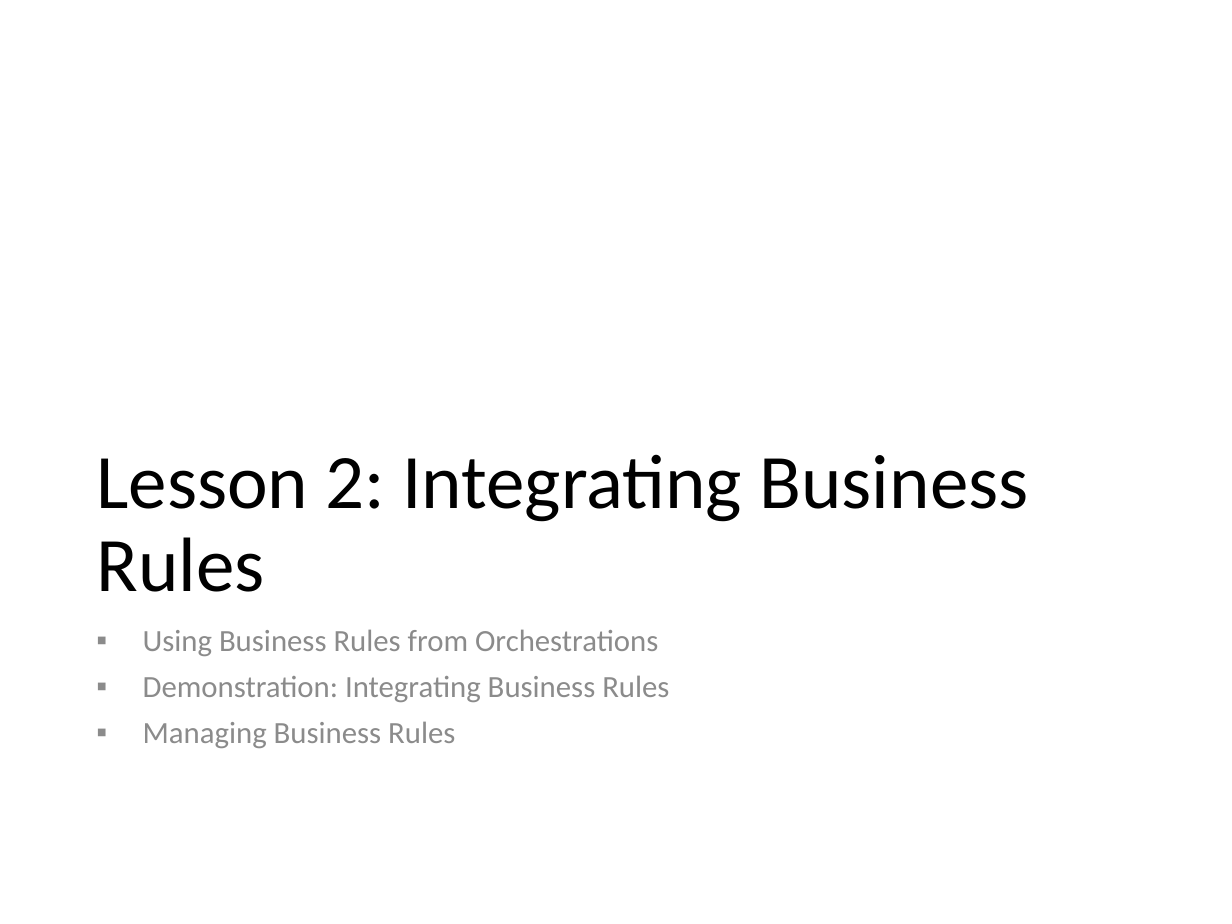
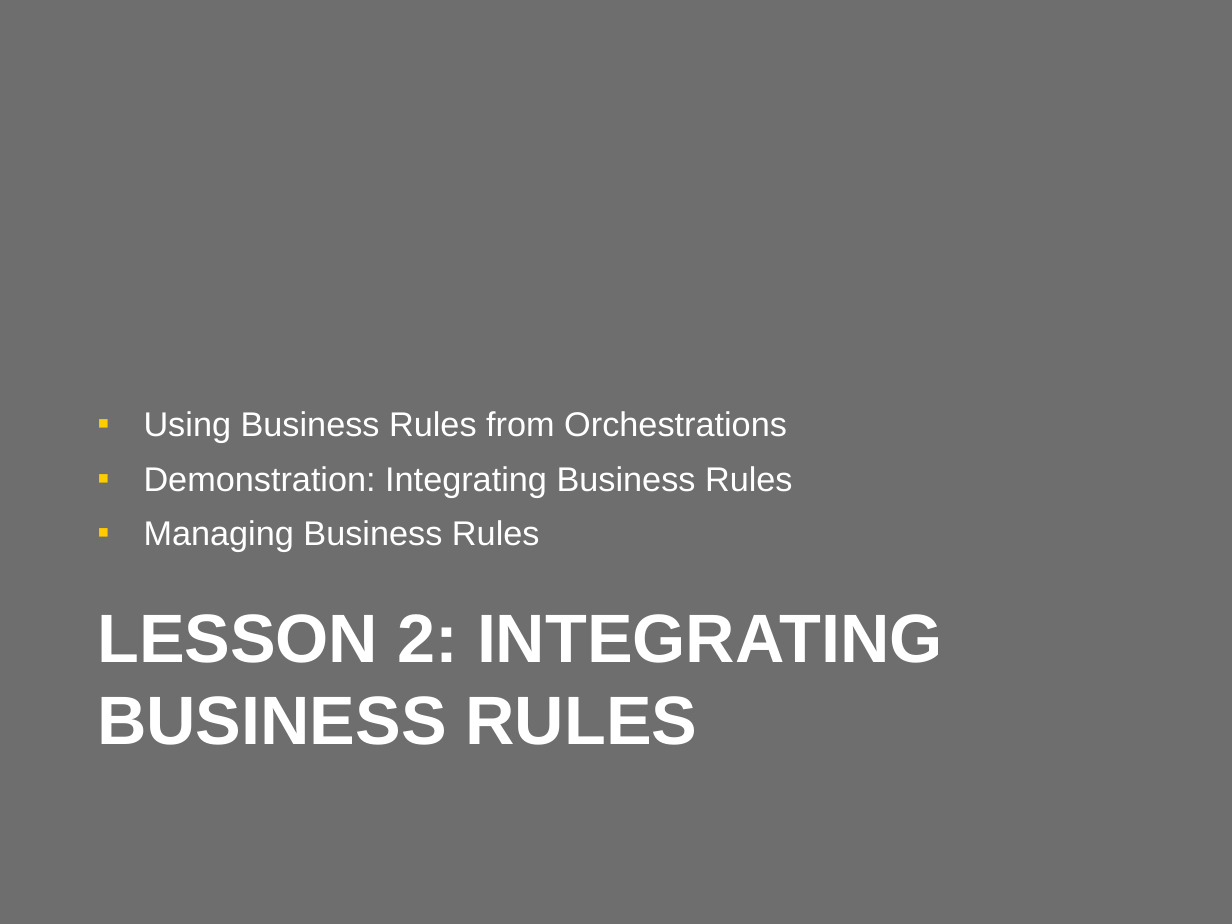
Before and after one commit to wmmihaa/BizTalk-Server---Developing-Integration-Solutions, a slide deck: slide 17 of Slides/Module 12 - Business Rules.pptx. Drawn at 1232x924 pixels with LibreOffice and Linux fonts; fonts in the diff are those of the drawing. Boxes give left, top, right and bottom in pixels: in the first picture for what was removed or moved away, otherwise in the second. Text is boxed around its words. In the diff, an @@ line names an element or a change of style, - is before the commit and + after.

```diff
--- a/Slides/Module 12 - Business Rules.pptx
+++ b/Slides/Module 12 - Business Rules.pptx
@@ background #FFFFFF to #6E6E6E @@
@@ text "Using Business Rules from Orchestrations": place and size @@
-text "Using Business Rules from Orchestrations" at box(143, 629, 669, 748)
+text "Using Business Rules from Orchestrations" at box(144, 411, 793, 552)
@@ text "Using Business Rules from Orchestrations" at box(144, 411, 793, 552): size 18 to 20 pt, font Calibri to Arial, text colour #8C8C8C to #FFFFFF; line spacing 0.9 to 1; vertical alignment top to bottom @@
@@ title "LESSON 2: INTEGRATING BUSINESS RULES" at box(97, 614, 943, 745): vertical alignment bottom to top @@
@@ title at box(97, 614, 943, 745): text changed; size 45 to 40 pt; font Calibri to Arial; text colour #000000 to #FFFFFF; bold on @@
-Lesson 2: Integrating Business Rules
+LESSON 2: INTEGRATING BUSINESS RULES
```
Also in this commit, not shown: 25 other slides changed, 16 other files.
